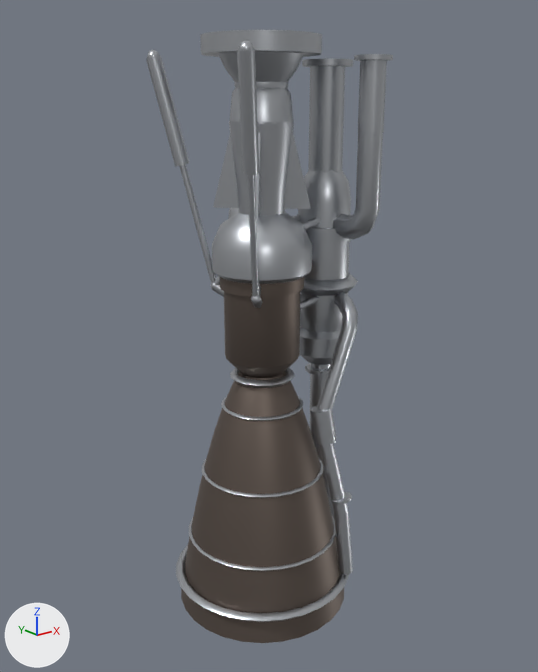
Renders of the glTF model client/public/models/eng_kerolox_workhorse.glb from each side of a commit.
Before and after are seen from a 50 mm camera at (-2.23, -2.84, 2.61) aimed at (0.06, 0.02, 1.47). Lighting does not change. The marker at lower left points along +X, +Y and +Z. The picture after the commit comes second. Where no turn or scale is listed for an object, it has been applied to the vertices. Vertices at exactly the same position are counted once.

The scene before the commit, as lines of its bpy script (objects in view):
```python
me_eng_kerolox_workhorse_mesh = bpy.data.meshes.new('eng_kerolox_workhorse_mesh')
me_eng_kerolox_workhorse_mesh.from_pydata(...)  # 2465 vertices, 4280 faces; spans x -0.48..0.62, y -0.48..0.48, z 0.0..2.9
# faces by material slot: [3038, 1202, 40]
me_eng_kerolox_workhorse_mesh.materials.append(mat_engine_metal)  # light grey #bcbfc4
me_eng_kerolox_workhorse_mesh.materials.append(mat_nozzle_hot)  # brown #73675f
me_eng_kerolox_workhorse_mesh.materials.append(mat_detail_dark)  # dark blue #293038
ob_eng_kerolox_workhorse_mesh = bpy.data.objects.new('eng_kerolox_workhorse_mesh', me_eng_kerolox_workhorse_mesh)
ob_eng_kerolox_workhorse_mesh.location = (0.0, 0.0, 0.0)
```
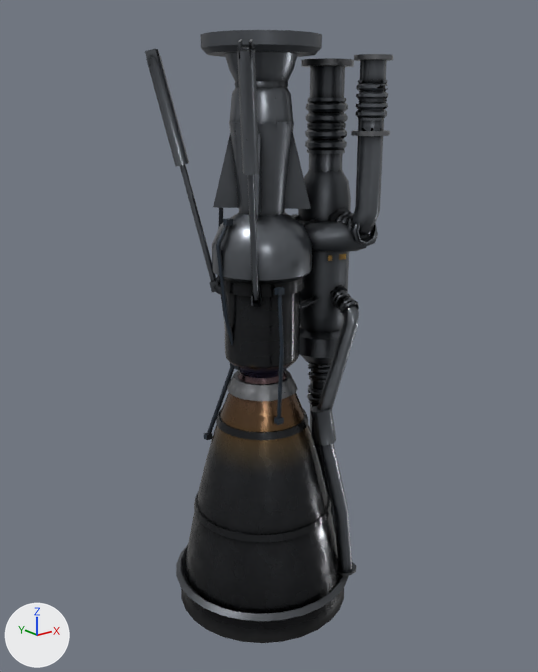
Changed parts and their boxes [x1, y1, x2, y2] in the pictures (538 x 672 px):
'eng_kerolox_workhorse_mesh', reshaped
    before: [146, 30, 393, 643]
    after: [145, 30, 393, 643]
part 1 of me_eng_kerolox_workhorse_mesh, added
    after: [329, 285, 347, 296]
part 2 of me_eng_kerolox_workhorse_mesh, added
    after: [223, 218, 233, 226]
part 3 of me_eng_kerolox_workhorse_mesh, added
    after: [204, 433, 212, 440]
part 4 of me_eng_kerolox_workhorse_mesh, added
    after: [275, 287, 285, 295]
part 5 of me_eng_kerolox_workhorse_mesh, added
    after: [274, 417, 284, 425]
part 6 of me_eng_kerolox_workhorse_mesh, rebuilt
    before: [230, 368, 295, 388]
    after: [227, 370, 297, 401]
part 7 of me_eng_kerolox_workhorse_mesh, deleted
    before: [189, 397, 352, 571]
part 8 of me_eng_kerolox_workhorse_mesh, built on
    before: [147, 30, 393, 622]
    after: [145, 30, 393, 622]
part 9 of me_eng_kerolox_workhorse_mesh, recoloured
    both: [212, 52, 347, 571]
part 10 of me_eng_kerolox_workhorse_mesh, recoloured
    both: [186, 360, 334, 637]

What the commit changed:
Picture 'eng_kerolox_workhorse_phone_normal' (img_eng_kerolox_workhorse_phone_normal) is new.
Picture 'eng_kerolox_workhorse_phone_albedo' (img_eng_kerolox_workhorse_phone_albedo) is new.
Picture 'eng_kerolox_workhorse_phone_orm' (img_eng_kerolox_workhorse_phone_orm) is new.
Material 'eng_kerolox_workhorse_phone' (mat_eng_kerolox_workhorse_phone) is new.
Uses the picture img_eng_kerolox_workhorse_phone_albedo.
Uses the picture img_eng_kerolox_workhorse_phone_normal.
Uses the picture img_eng_kerolox_workhorse_phone_orm.
me_eng_kerolox_workhorse_mesh is used by ob_eng_kerolox_workhorse_mesh; location (0.0, 0.0, 0.0).
me_eng_kerolox_workhorse_mesh had 2465 vertices, 4280 faces and spanned x -0.48..0.62, y -0.48..0.48, z 0.0..2.9.
me_eng_kerolox_workhorse_mesh no longer uses material mat_detail_dark (dark blue #293038).
me_eng_kerolox_workhorse_mesh now has 4777 vertices, 7759 faces and spans x -0.48..0.62, y -0.48..0.48, z 0.0..2.9.
me_eng_kerolox_workhorse_mesh part 1: the loose piece of 40 vertices spanning x 0.26..0.56, y -0.15..0.15, z 1.94..2.01 is copied, and the copy is multiplied about its middle by the matrix ((-0.341, 0.02, -0.032), (0.06, 0.112, -0.181), (0.0, -0.327, -0.064)), then moved by (0.0, -0.11, -0.32), in mat_eng_kerolox_workhorse_phone; it spans x 0.35..0.47, y -0.14..-0.09, z 1.6..1.71.
me_eng_kerolox_workhorse_mesh part 2: a new loose piece, a box spanning x -0.218..-0.183, y -0.015..0.015, z 2.065..2.095, in mat_eng_kerolox_workhorse_phone.
me_eng_kerolox_workhorse_mesh part 3: a new loose piece, a box spanning x -0.203..-0.168, y 0.222..0.252, z 0.885..0.915, in mat_eng_kerolox_workhorse_phone.
me_eng_kerolox_workhorse_mesh part 4: a new loose piece, a box spanning x -0.106..-0.071, y -0.259..-0.229, z 1.765..1.795, in mat_eng_kerolox_workhorse_phone.
me_eng_kerolox_workhorse_mesh part 5: a new loose piece, a box spanning x -0.09..-0.055, y -0.24..-0.21, z 1.105..1.135, in mat_eng_kerolox_workhorse_phone.
me_eng_kerolox_workhorse_mesh part 6: the loose piece of 64 vertices spanning x -0.17..0.17, y -0.17..0.17, z 1.26..1.3 is rebuilt with 64 vertices and now spans x -0.18..0.18, y -0.18..0.18, z 1.21..1.27, in mat_eng_kerolox_workhorse_phone.
me_eng_kerolox_workhorse_mesh part 7: 6 loose pieces with 386 vertices, spanning x -0.41..0.48, y -0.41..0.43, z 0.38..2.23, are deleted.
me_eng_kerolox_workhorse_mesh part 8: 41 vertices moved from x -0.2..0.46, y -0.37..0.19, z 0.18..2.82 to x -0.18..0.46, y -0.38..0.18, z 0.18..2.82; 376 vertices removed from x -0.46..0.6, y -0.46..0.46, z 0.07..2.9; 2778 vertices added at x -0.46..0.61, y -0.46..0.46, z 0.06..2.9.
me_eng_kerolox_workhorse_mesh part 9: 202 faces spanning x -0.46..0.57, y -0.46..0.46, z 0.0..2.82 switch from mat_engine_metal (light grey #bcbfc4) to mat_eng_kerolox_workhorse_phone.
me_eng_kerolox_workhorse_mesh part 10: 150 faces spanning x -0.46..0.46, y -0.46..0.46, z 0.0..1.92 switch from mat_nozzle_hot (brown #73675f) to mat_eng_kerolox_workhorse_phone.
Other edits to the shape of me_eng_kerolox_workhorse_mesh do not show in these pictures.
